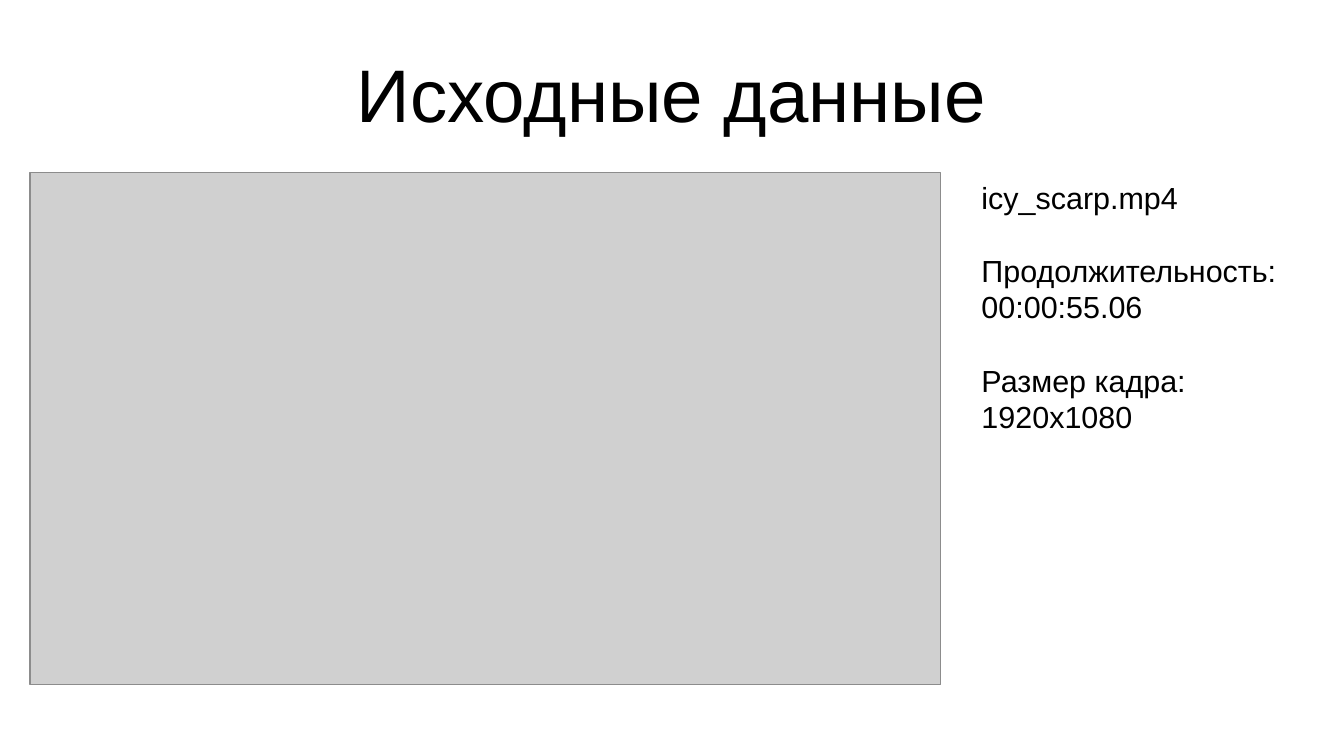
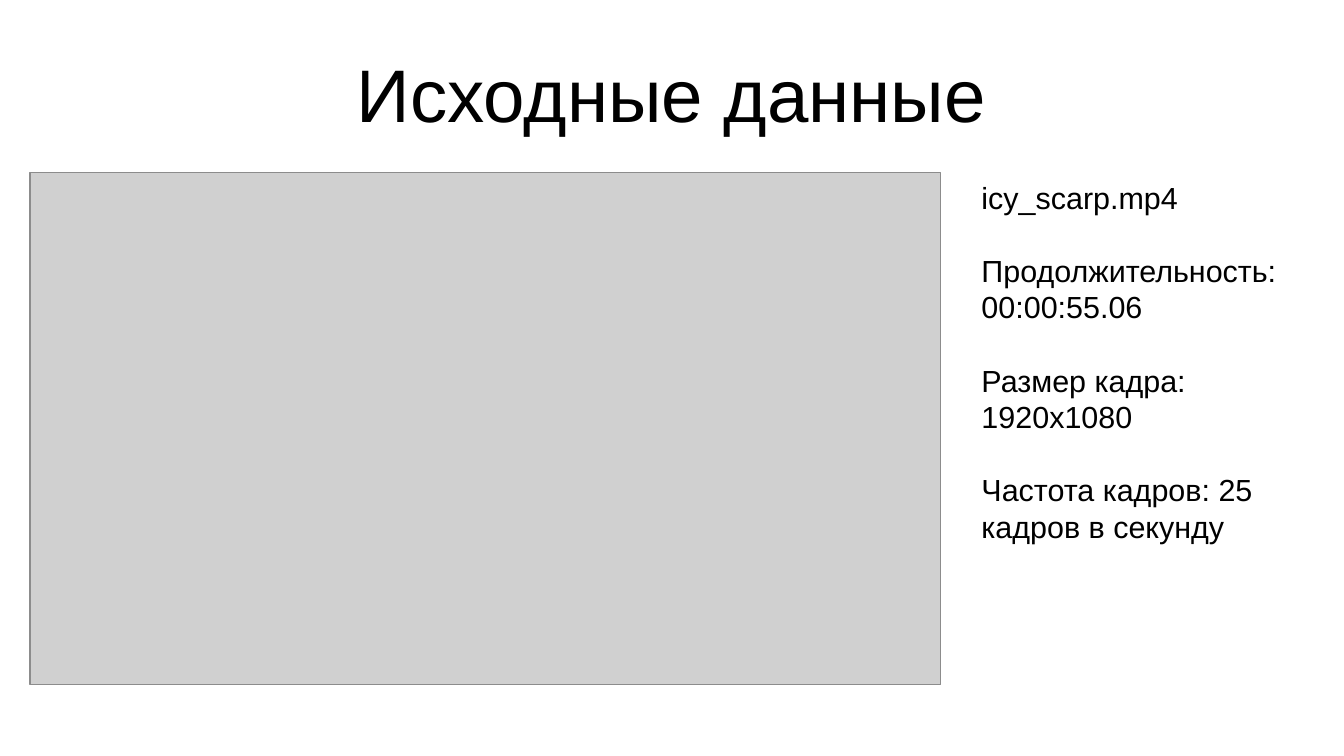
Before and after one commit to daniel-95/diploma, a slide deck: slide 7 of диплом/вкр.pptx. Drawn at 1344x756 pixels with LibreOffice and Linux fonts; fonts in the diff are those of the drawing; grey boxes stand for pictures. Boxes give left, top, right and bottom in pixels: in the first picture for what was removed or moved away, otherwise in the second. Text is boxed around its words. In the diff, an @@ line names an element or a change of style, - is before the commit and + after.

```diff
--- a/диплом/вкр.pptx
+++ b/диплом/вкр.pptx
@@ text at [981,479,1253,544]: paragraph added @@
+Частота кадров: 25 кадров в секунду
```
Also in this commit, not shown: 1 other slide changed, 18 slides added, 1 other file.
